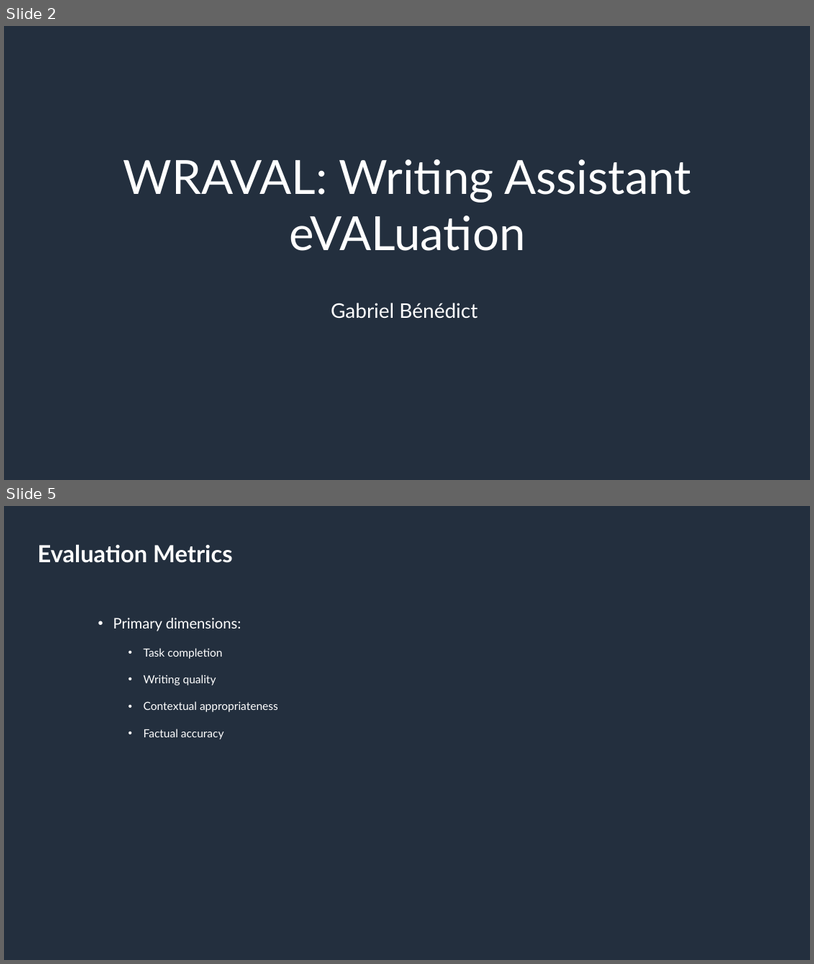
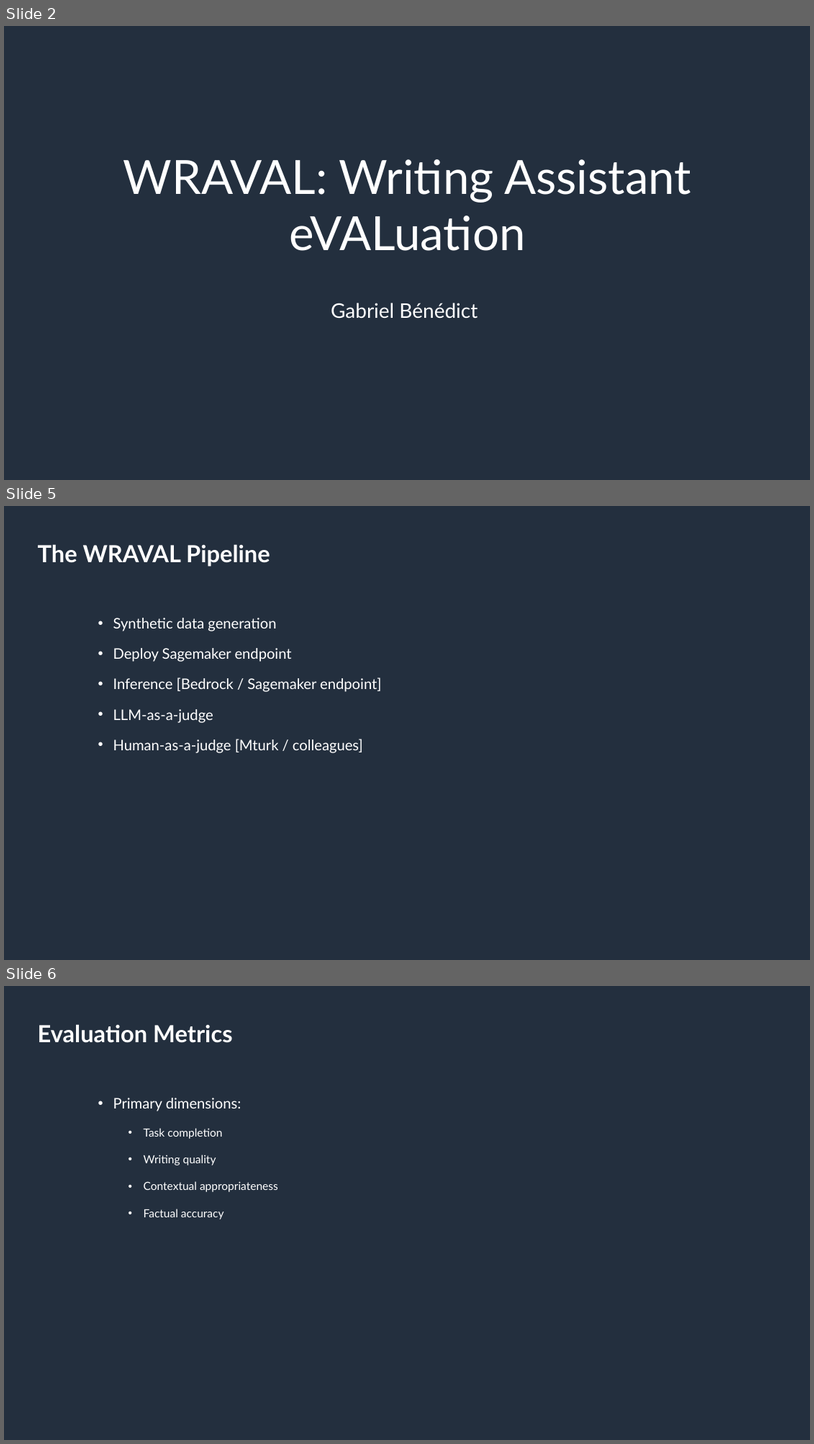
Before and after one commit to amazon-science/wraval, a slide deck: resources/wraval_presentation.pptx. Shown one above the other, each under a label of ours: slides 2 and 5 before the commit, slides 2, 5 and 6 after it; the slides between them are not shown. The pictures are 814x964 and 814x1444 pixels, drawn with LibreOffice and Linux fonts; fonts in the diff are those of the drawing; background and template pictures are left out. Boxes give left, top, right and bottom in pixels: in the first picture for what was removed or moved away, otherwise in the second. Text is boxed around its words. In the diff, an @@ line names an element or a change of style, - is before the commit and + after.

Commit message:
llm judge

```diff
--- a/resources/wraval_presentation.pptx
+++ b/resources/wraval_presentation.pptx
@@ slide 5 added at <box>4,506,810,960</box>, background #232F3E @@
@@ title added at <box>38,544,270,566</box>, 21 pt, text #FFFFFF, bold @@
+The WRAVAL Pipeline
@@ text added at <box>113,618,381,753</box>, 13 pt, text #FFFFFF @@
+• Synthetic data generation
+• Deploy Sagemaker endpoint
+• Inference [Bedrock / Sagemaker endpoint]
+• LLM-as-a-judge
+• Human-as-a-judge [Mturk / colleagues]
@@ what was slide 5 is now slide 6 @@
```
Also in this commit, not shown: 4 other slides added, 2 slides removed, 11 other files.
